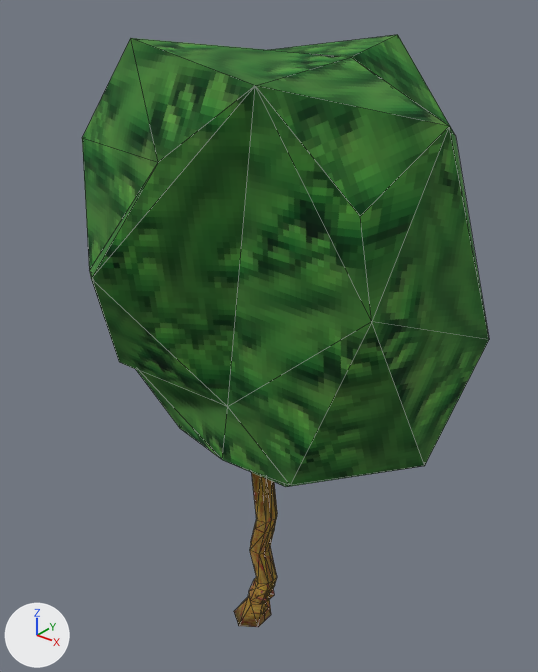
The glTF model Assets/Models/Environment Models/Foilage/Trees/Darkgreen Tree/tree_darkgreen.glb as it was, and as the next commit left it.
Both versions are drawn from a camera (50 mm lens) standing at (28.8, -33.8, 45.2) and looking at (0.0, 2.1, 22.9). Every picture has the same lights, and +X, +Y and +Z are marked at lower left. Mesh edges are drawn as thin lines. Where no turn or scale is listed for an object, it has been applied to the vertices. Vertices at the same position are counted once.
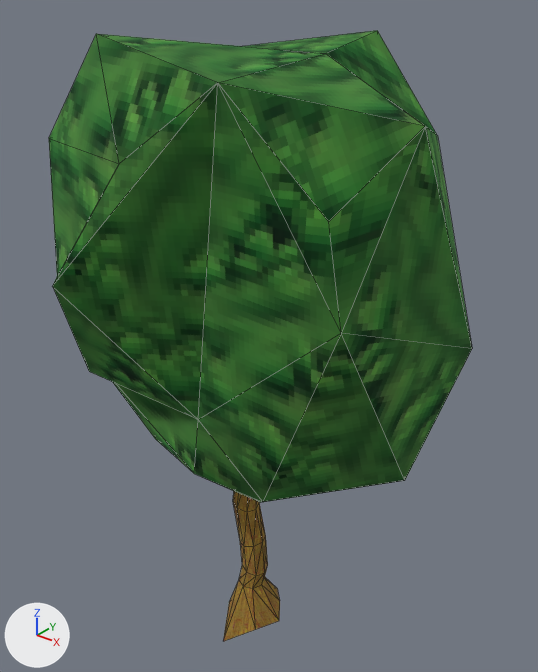
Changed parts and their boxes (x1, y1, x2, y2) in the pictures (538 x 672 px; the box of a moved part takes in the faces that stretch with it):
'Cube.048', reshaped, moved: before (82, 35, 489, 627); after (49, 30, 472, 641)
part 1 of me_cube_041, moved or reshaped: before (82, 35, 489, 487); after (49, 30, 472, 502)
part 2 of me_cube_041, added (brown): after (223, 491, 280, 641)
part 3 of me_cube_041, deleted (brown): before (234, 472, 277, 627)

What the commit changed:
me_cube_041 is used by ob_cube_048; location (0.0, 0.0, 0.0).
me_cube_041 had 1071 vertices, 2134 faces and spanned x -12.8..13.9, y -10.6..15.1, z -1.1..41.9.
me_cube_041 now has 135 vertices, 234 faces and spans x -12.8..13.9, y -13.1..12.6, z -1.2..42.0.
me_cube_041 part 1: the loose piece of 39 vertices spanning x -12.8..13.9, y -10.6..15.1, z 14.3..41.9 is moved by (0.0, -2.6, 0.1).
me_cube_041 part 2: a new loose piece of 64 vertices spanning x -2.6..2.5, y -4.3..2.5, z -1.2..18.2, in mat_material_038.
me_cube_041 part 3: the loose piece of 1032 vertices spanning x -11.5..8.7, y -1.7..12.6, z -1.1..26.8 is deleted.
me_cube_041 part 4: the surface is now shaded flat.
Object 'Cube.048' (ob_cube_048) moves from (0.0, 0.0, 0.0) to (-0.02, 0.09, 0.24).
